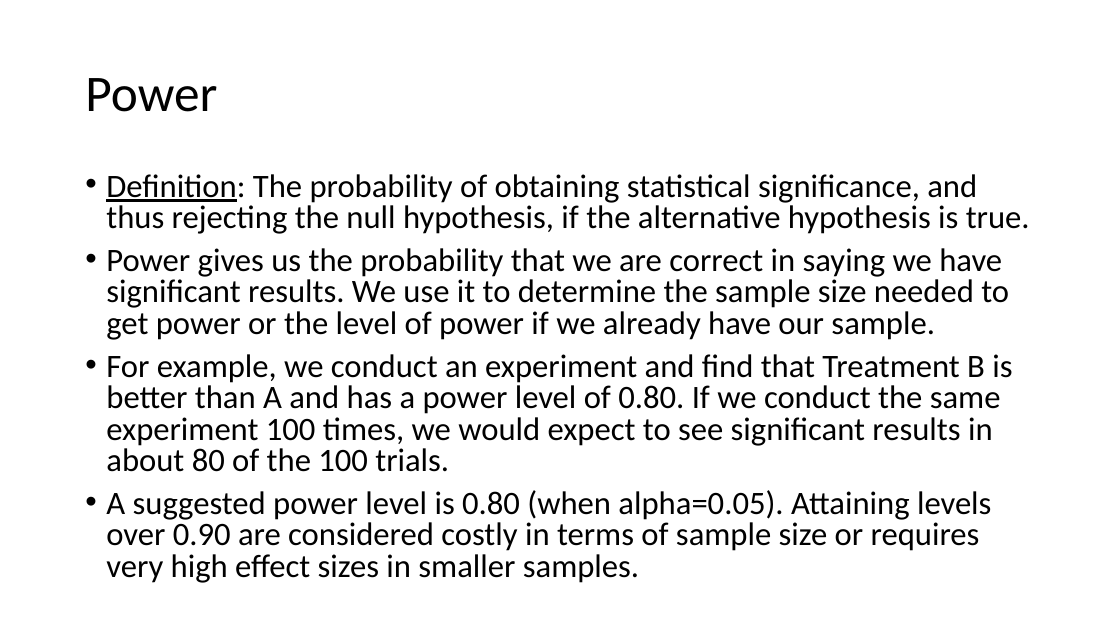
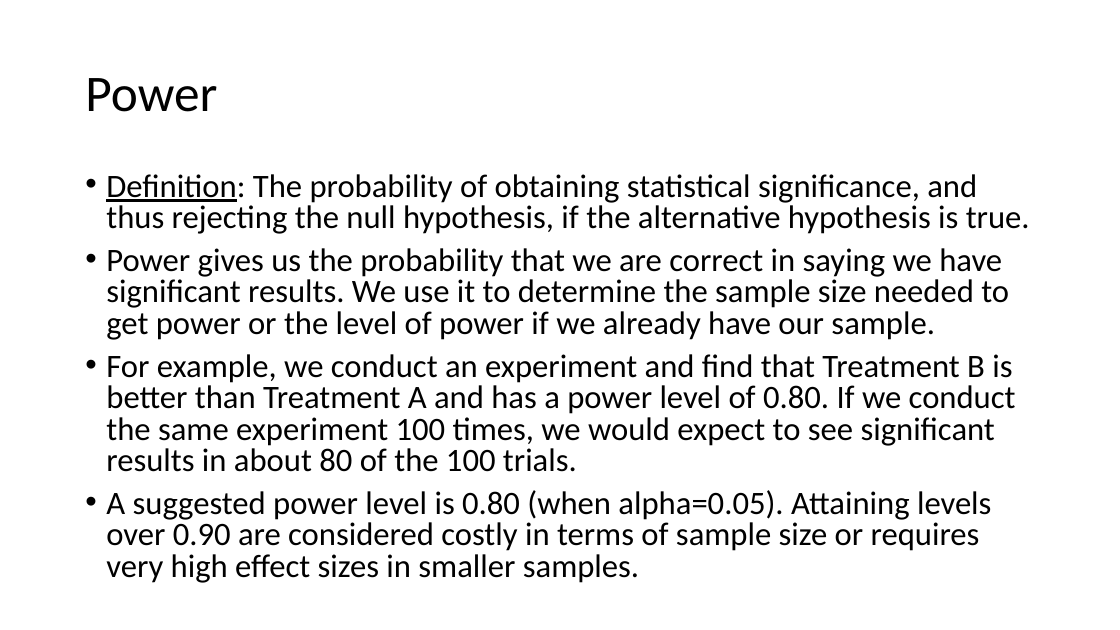
Before and after one commit to szuniga07/Statistics, a slide deck: slide 8 of Stats Course Week 4.pptx. Drawn at 1120x630 pixels with LibreOffice and Linux fonts; fonts in the diff are those of the drawing. Boxes give left, top, right and bottom in pixels: in the first picture for what was removed or moved away, otherwise in the second. Text is boxed around its words. In the diff, an @@ line names an element or a change of style, - is before the commit and + after.

```diff
--- a/Stats Course Week 4.pptx
+++ b/Stats Course Week 4.pptx
@@ text at (x1=106, y1=354, x2=1016, y2=472): text changed @@
-• For example, we conduct an experiment and find that Treatment B is better than A and has a power level of 0.80. If we conduct the same experiment 100 times, we would expect to see significant results in about 80 of the 100 trials.
+• For example, we conduct an experiment and find that Treatment B is better than Treatment A and has a power level of 0.80. If we conduct the same experiment 100 times, we would expect to see significant results in about 80 of the 100 trials.
```
Also in this commit, not shown: 5 other slides changed.
